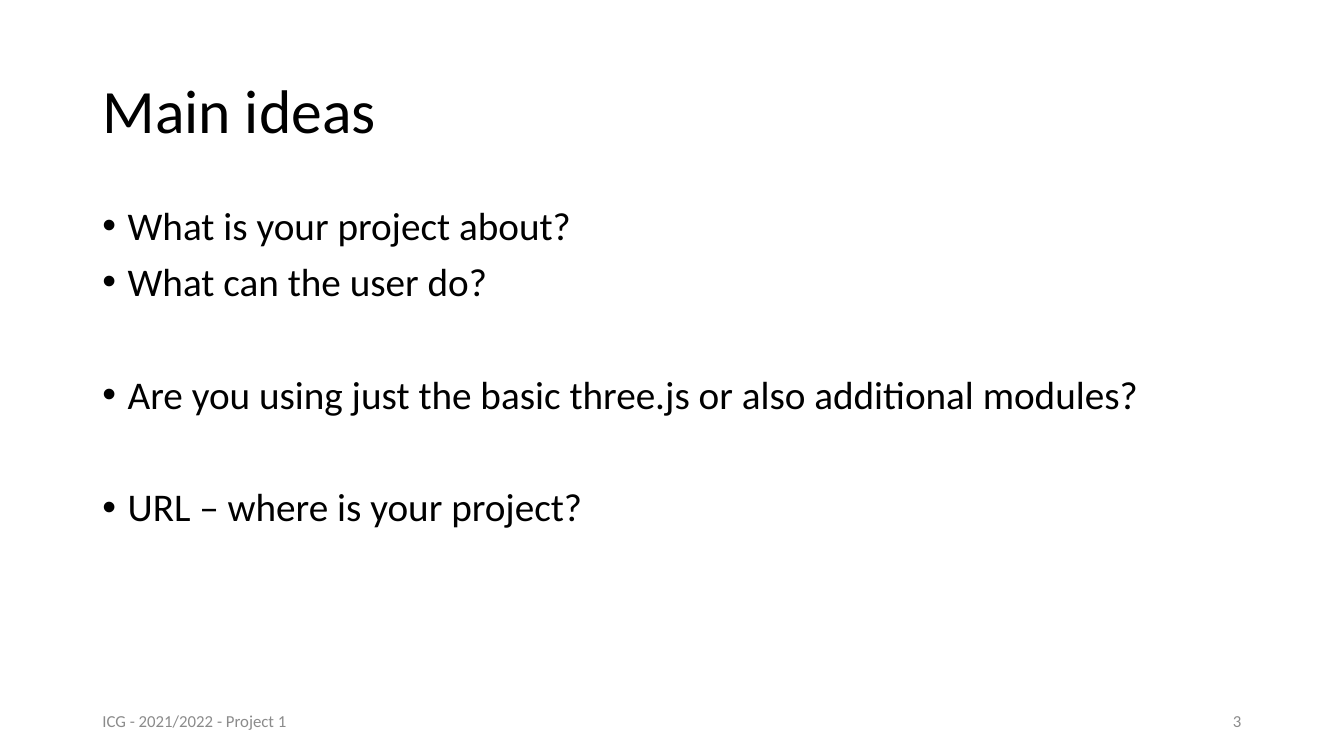
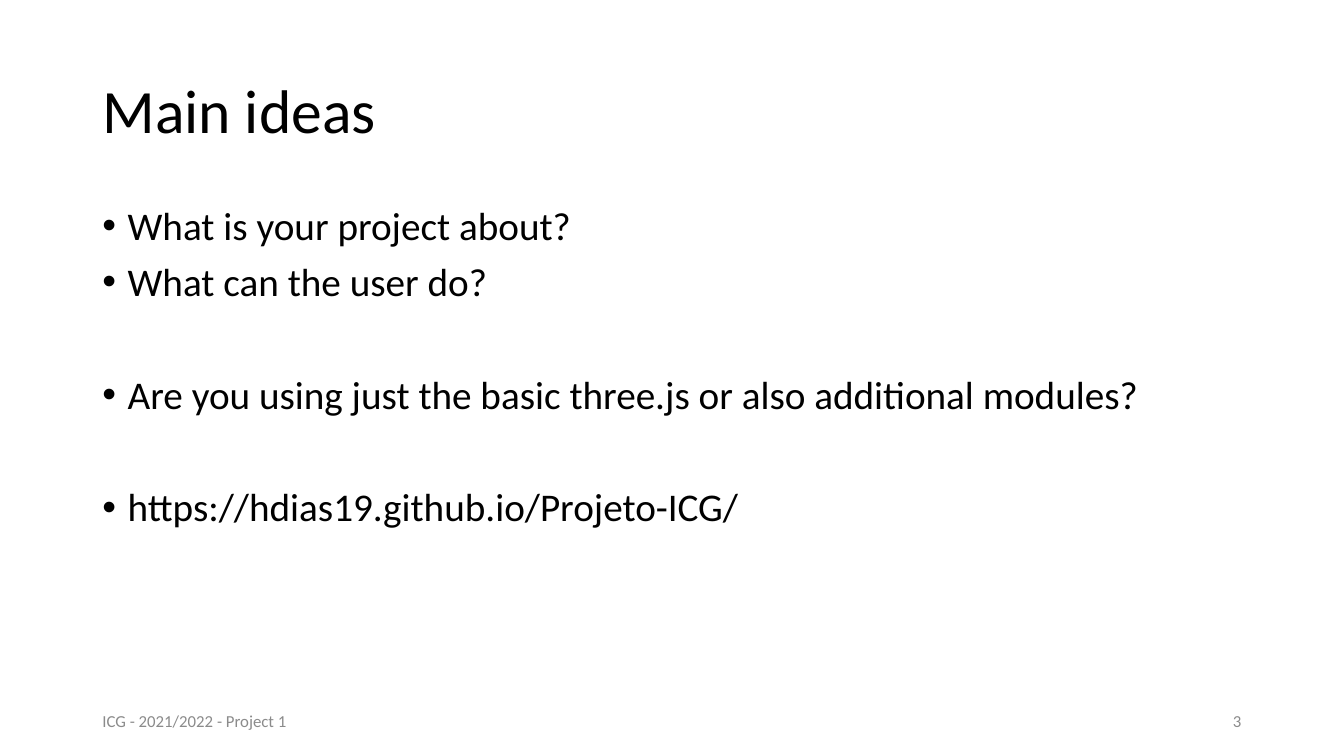
Before and after one commit to HDias19/Projeto-ICG, a slide deck: slide 3 of Slides_Apresentacao1.odp. Drawn at 1344x756 pixels with LibreOffice and Linux fonts; fonts in the diff are those of the drawing. Boxes give left, top, right and bottom in pixels: in the first picture for what was removed or moved away, otherwise in the second. Text is boxed around its words. In the diff, an @@ line names an element or a change of style, - is before the commit and + after.

```diff
--- a/Slides_Apresentacao1.odp
+++ b/Slides_Apresentacao1.odp
@@ text at (128, 493, 738, 528): text changed @@
-• URL – where is your project?
+• https://hdias19.github.io/Projeto-ICG/
```
Also in this commit, not shown: 1 other slide changed, 2 other files.
